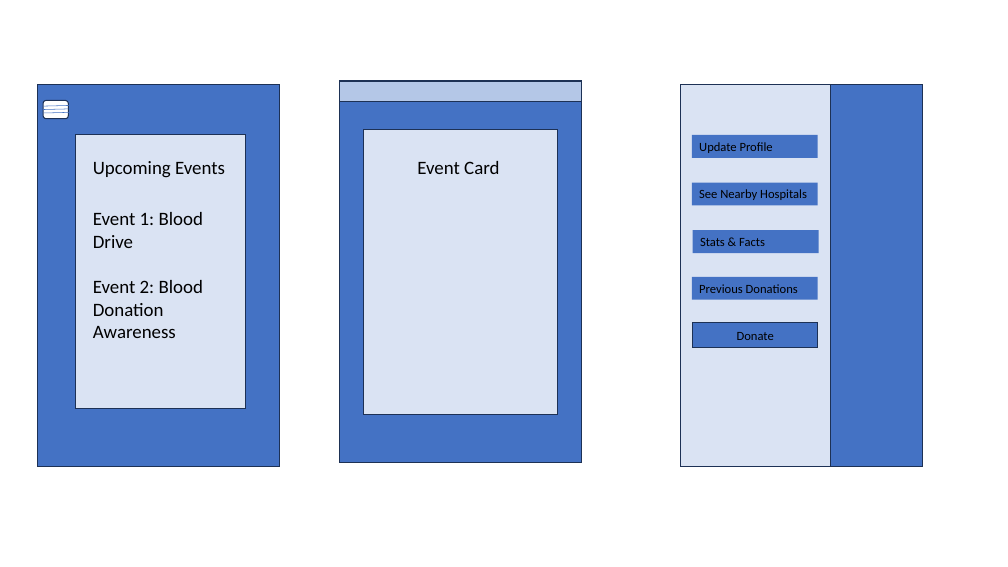
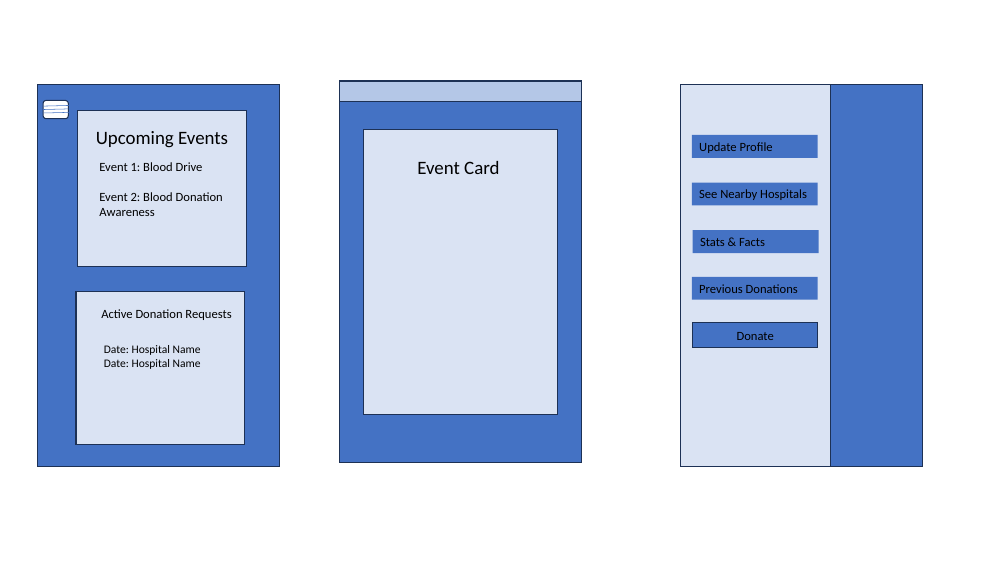
Before and after one commit to iamdevhk/CSS-545-Checkpoint-1, a slide deck: slide 2 of mockup.pptx. Drawn at 1008x567 pixels with LibreOffice and Linux fonts; fonts in the diff are those of the drawing. Boxes give left, top, right and bottom in pixels: in the first picture for what was removed or moved away, otherwise in the second. Text is boxed around its words. In the diff, an @@ line names an element or a change of style, - is before the commit and + after.

Commit message:
added changes to UI - PPT

```diff
--- a/mockup.pptx
+++ b/mockup.pptx
@@ rectangle: place and size @@
-rectangle at (76,135,246,408)
+rectangle at (77,110,246,267)
@@ text "Upcoming Events": place and size @@
-text "Upcoming Events" at (93,161,225,178)
+text "Upcoming Events" at (96,131,228,148)
@@ text "Event 1: Blood Drive": place and size @@
-text "Event 1: Blood Drive" at (93,212,203,338)
+text "Event 1: Blood Drive" at (99,162,223,216)
@@ text "Event 1: Blood Drive" at (99,162,223,216): size 18 to 12 pt @@
@@ rectangle added at (76,291,245,445), fill #DAE3F3, outline #1E3256 1 pt @@
@@ text added at (101,309,231,320), 12 pt, text #000000 @@
+Active Donation Requests
@@ text added at (104,345,201,369), 11 pt, text #000000 @@
+Date: Hospital Name
+Date: Hospital Name
```
Also in this commit, not shown: 1 other slide changed.
